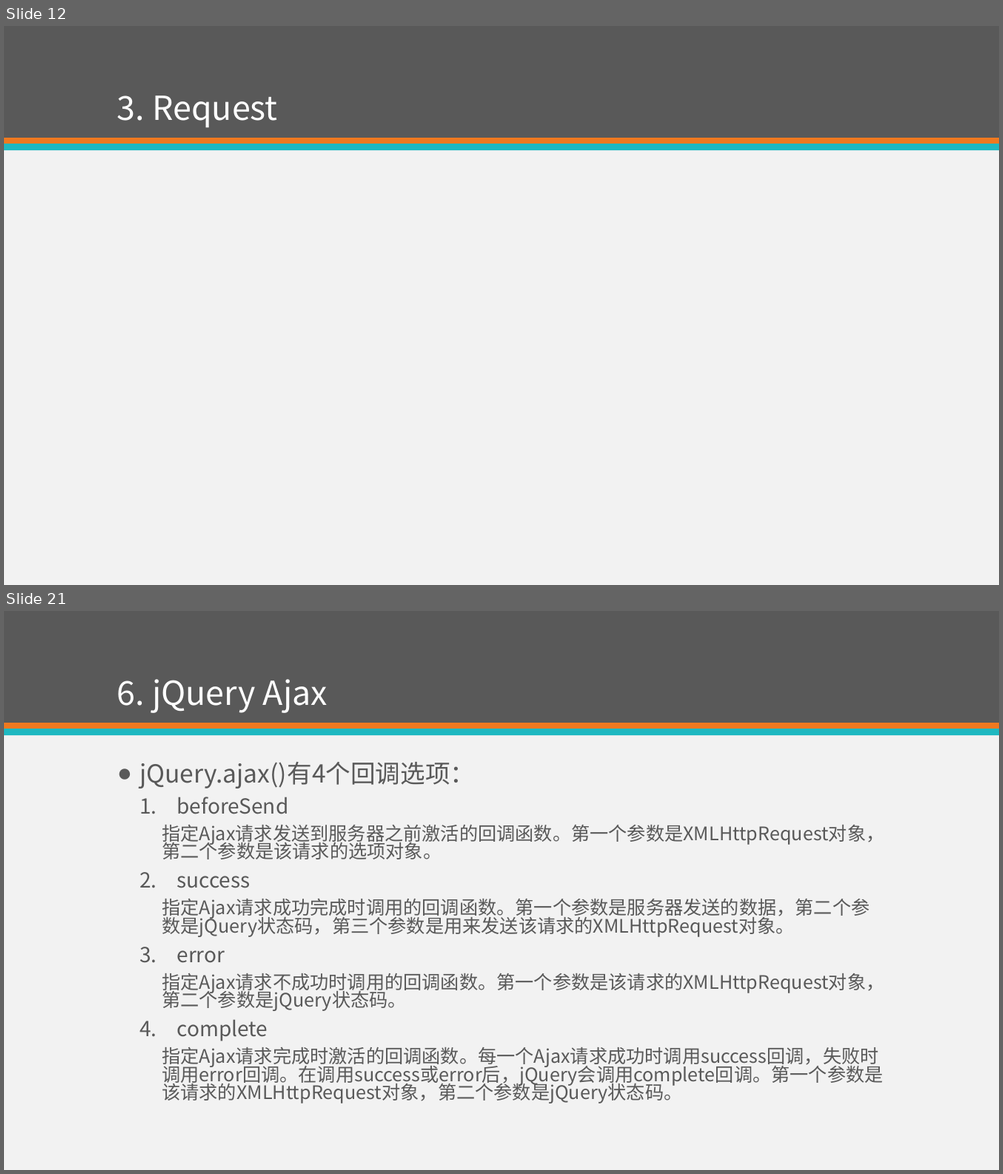
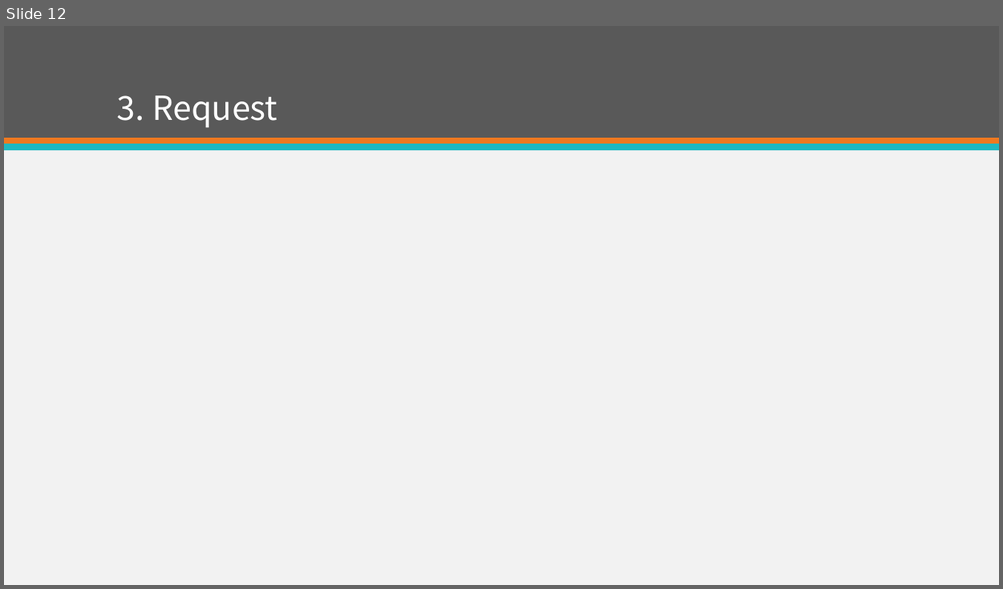
Before and after one commit to eventao/courseware, a slide deck: ppt/http.pptx. Shown one above the other, each under a label of ours: slides 12 and 21 before the commit, slide 12 after it; the slides between them are not shown. The pictures are 1003x1174 and 1003x589 pixels, drawn with LibreOffice and Linux fonts; fonts in the diff are those of the drawing. Boxes give left, top, right and bottom in pixels: in the first picture for what was removed or moved away, otherwise in the second. Text is boxed around its words. In the diff, an @@ line names an element or a change of style, - is before the commit and + after.

```diff
--- a/ppt/http.pptx
+++ b/ppt/http.pptx
@@ slide 21 removed at bbox=[4, 611, 999, 1170], background #F2F2F2; not listed: 3 template elements that a slide beside it also shows @@
@@ title removed at bbox=[117, 679, 327, 713] @@
-6. jQuery Ajax
@@ text removed at bbox=[139, 762, 884, 1104] @@
-● jQuery.ajax()有4个回调选项：
-  1. beforeSend
-    指定Ajax请求发送到服务器之前激活的回调函数。第一个参数是XMLHttpRequest对象，第二个参数是该请求的选项对象。
-  2. success
-    指定Ajax请求成功完成时调用的回调函数。第一个参数是服务器发送的数据，第二个参数是jQuery状态码，第三个参数是用来发送该请求的XMLHttpRequest对象。
-  3. error
-    指定Ajax请求不成功时调用的回调函数。第一个参数是该请求的XMLHttpRequest对象，第二个参数是jQuery状态码。
-  4. complete
-    指定Ajax请求完成时激活的回调函数。每一个Ajax请求成功时调用success回调，失败时调用error回调。在调用success或error后，jQuery会调用complete回调。第一个参数是该请求的XMLHttpRequest对象，第二个参数是jQuery状态码。
```
Also in this commit, not shown: 2 slides changed, 13 other slides removed, 1 other file.
